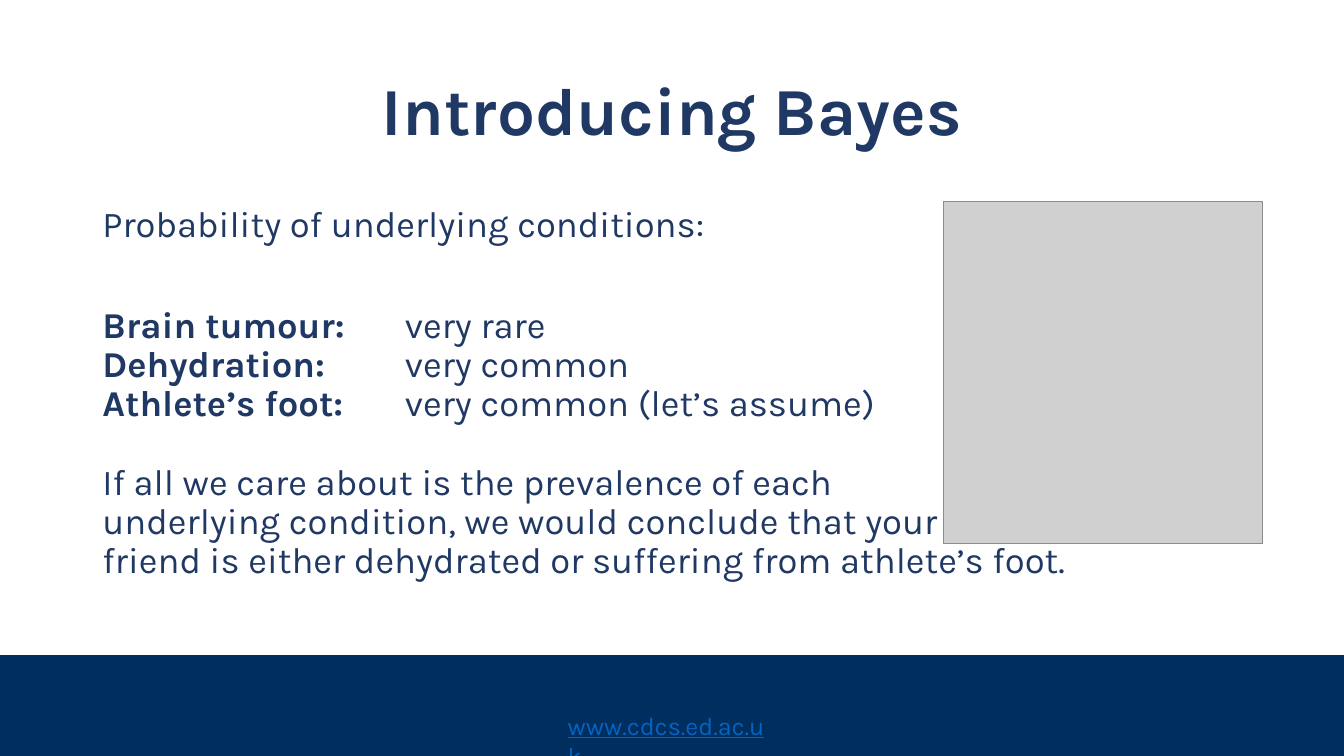
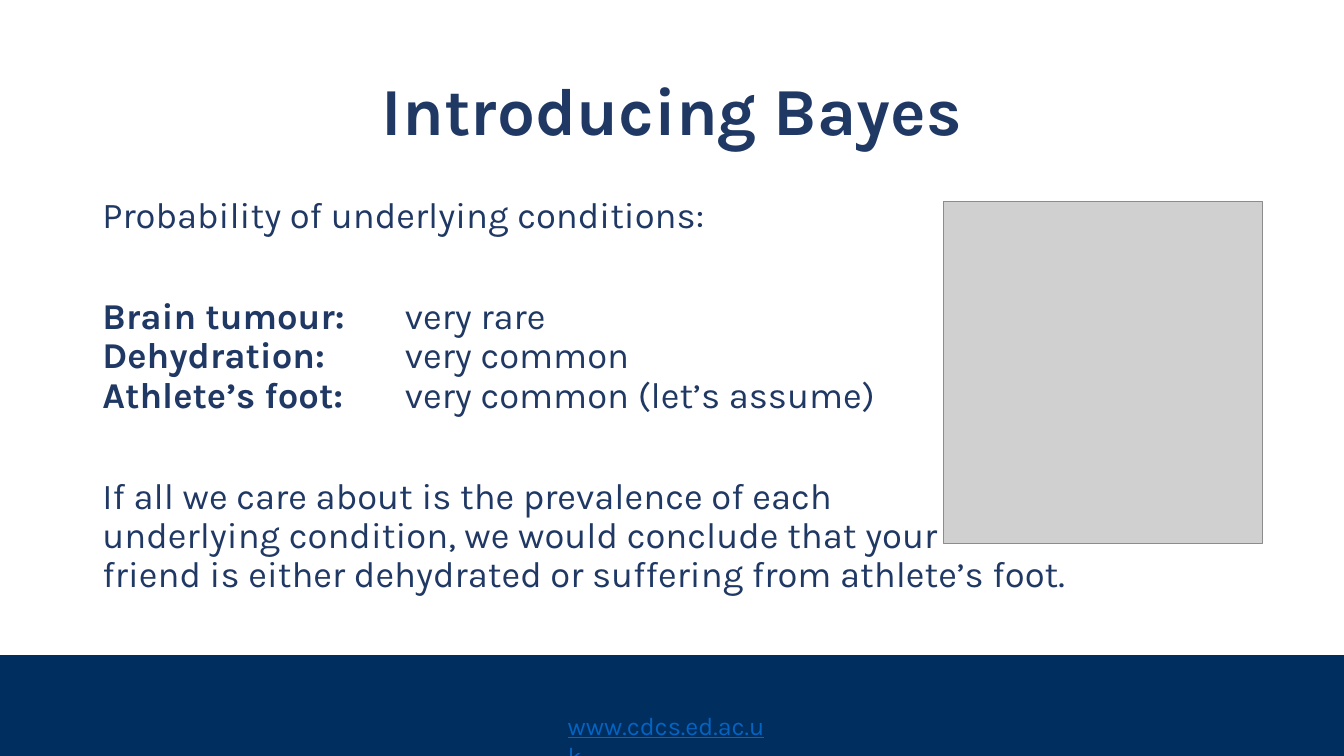
Before and after one commit to DCS-training/Bayesian-Statistics, a slide deck: slide 8 of bayesian_statistics_slides.pptx. Drawn at 1344x756 pixels with LibreOffice and Linux fonts; fonts in the diff are those of the drawing; grey boxes stand for pictures; background and template pictures are left out. Boxes give left, top, right and bottom in pixels: in the first picture for what was removed or moved away, otherwise in the second. Text is boxed around its words. In the diff, an @@ line names an element or a change of style, - is before the commit and + after.

```diff
--- a/bayesian_statistics_slides.pptx
+++ b/bayesian_statistics_slides.pptx
@@ text "Probability of underlying conditions:": place and size @@
-text "Probability of underlying conditions:" at bbox=[102, 212, 1064, 582]
+text "Probability of underlying conditions:" at bbox=[102, 203, 1064, 596]
@@ text at bbox=[102, 303, 1064, 596]: text changed @@
-Brain tumour: very rare
-Dehydration: very common
-Athlete’s foot: very common (let’s assume)
-If all we care about is the prevalence of each
-underlying condition, we would conclude that your
-friend is either dehydrated or suffering from athlete’s foot.
+Brain tumour: very rare
+Dehydration: very common
+Athlete’s foot: very common (let’s assume)
+If all we care about is the prevalence of each
+underlying condition, we would conclude that your
+friend is either dehydrated or suffering from athlete’s foot.
```
Also in this commit, not shown: 3 other slides changed, 3 slides added.
